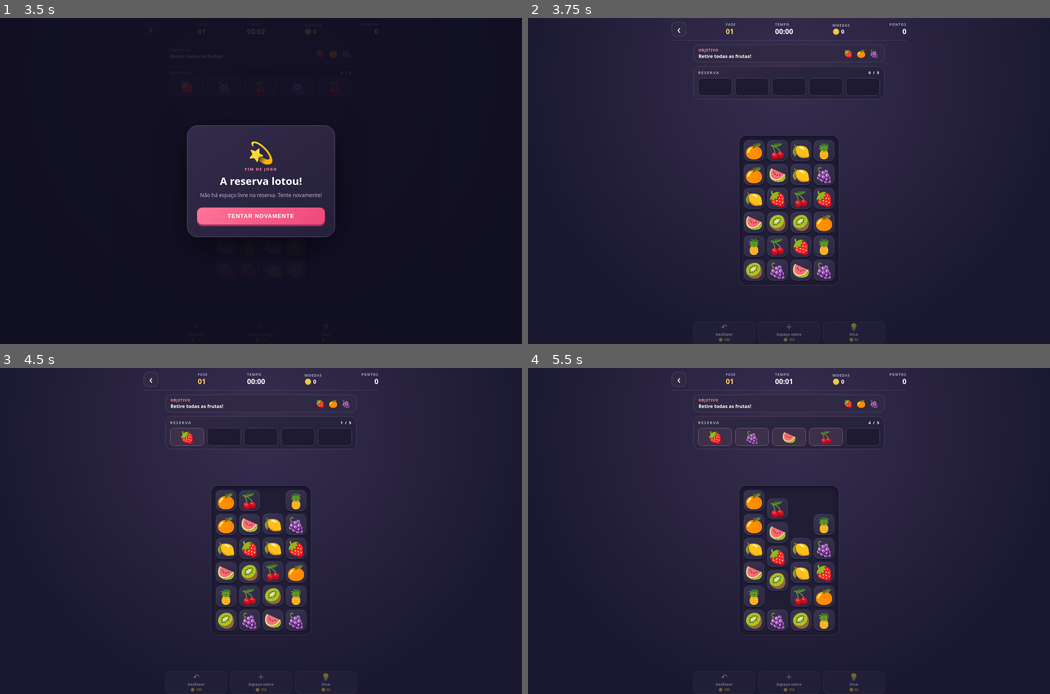
Above: before the commit, frames 1-4 (two rows, left to right).
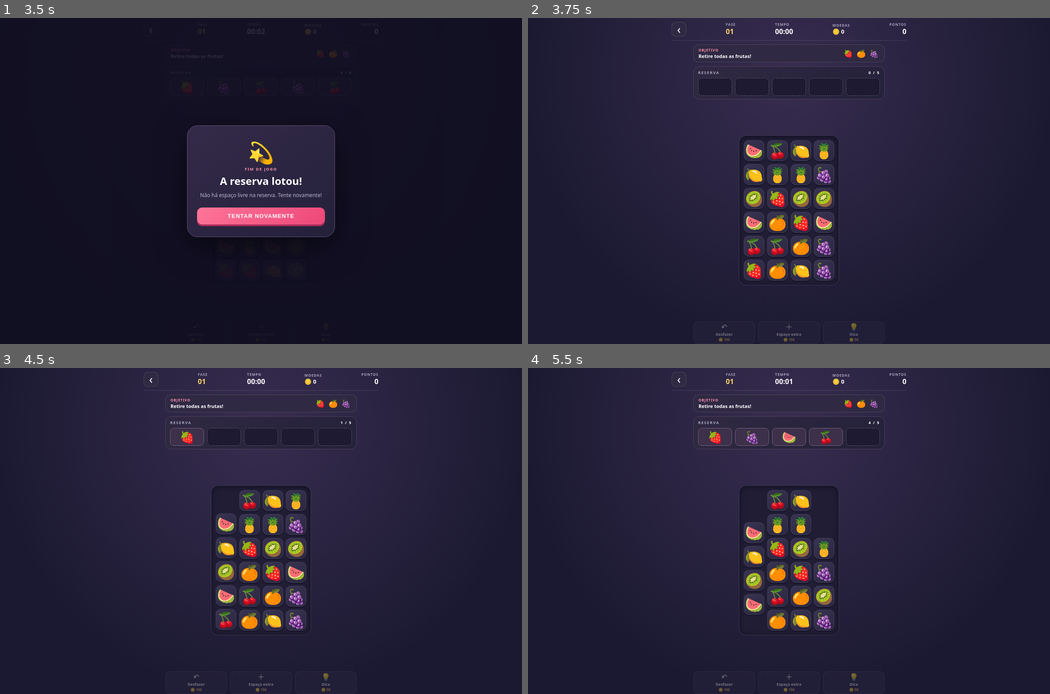
Above: after the commit, the same moments.

Repository: Guto157/fruit-match-game
Game: browser game, page index.html
Same seed, same stepped clock (60 frames per second), same inputs: the game is played once before the commit and once after it.
Inputs:
- Up to frame 1 (3.5 s): click "JOGAR ▶" at 0.27 s; click "🍓" at 1.27 s; click "🍇" at 1.87 s; click "🍒" at 2.02 s; click "🍇" at 2.47 s; click "🍒" at 3.07 s
- Up to frame 2 (3.75 s): click "TENTAR NOVAMENTE" at 3.67 s
- Up to frame 3 (4.5 s): click "🍓" at 4.27 s
- Up to frame 4 (5.5 s): click "🍇" at 4.52 s; click "🍉" at 4.87 s; click "🍒" at 5.47 s

Frame 1 is identical in both runs. In frame 2, 1.9% of the frame differs, in the area x 41-59%, y 38-81%; in frame 3, 2.2%; in frame 4, 3.4%, in the area x 41-59%, y 37-81%.

Commit message:
Add ice obstacles and varied puzzle challenge

Diff:
--- a/css/style.css
+++ b/css/style.css
@@ -62,3 +62,10 @@
 
 /* Loja de itens e inventário */
 .shop-overlay{position:fixed;inset:0;z-index:6;display:grid;place-items:center;padding:16px;background:#100e20e8}.shop- …(1463 unchanged characters)…
+
+
+/* Obstáculos de gelo nas fases avançadas */
+.fruit{position:relative;overflow:visible}
+.fruit.iced{border:2px solid #9beaff;background:linear-gradient(145deg,#527d9b,#29445f);box-shadow:0 3px 0 #172c45,0 0 10px #75dfff55}
+.ice-mark{position:absolute;right:-3px;top:-5px;z-index:2;display:grid;place-items:center;width:19px;height:19px;border:1px solid #c7f5ff;border-radius:50%;background:#d9f8ff;color:#17435d;font-size:11px;line-height:1;box-shadow:0 1px 5px #061b36aa;pointer-events:none}
+.fruit.iced:active{transform:scale(.96)}
--- a/index.html
+++ b/index.html
@@ -5,7 +5,7 @@
 <meta name="viewport" content="width=device-width,initial-scale=1,viewport-fit=cover">
 <meta name="theme-color" content="#17152b">
 <title>Fruit Match</title>
-<link rel="stylesheet" href="css/style.css?v=extra-slot-20261116">
+<link rel="stylesheet" href="css/style.css?v=ice-puzzle-20261116">
 </head>
 <body>
 <main id="home-screen" class="screen home-screen">
@@ -67,7 +67,7 @@
     <div class="game-stat coins"><small>MOEDAS</small><strong>🪙 <span id="game-coins">500</span></strong></div>
     <div class="game-stat score-stat"><small>PONTOS</small><strong id="score">0</strong></div>
   </header>
-  <section class="mission"><div><small>OBJETIVO</small><strong>Retire todas as frutas!</strong></div><span>🍓 🍊 🍇</span></section>
+  <section class="mission"><div><small>OBJETIVO</small><strong id="mission-title">Retire todas as frutas!</strong></div><span id="mission-status">🍓 🍊 🍇</span></section>
   <section class="tray-panel" aria-label="Espaços de reserva">
     <div class="tray-heading"><span>RESERVA</span><span id="tray-count">0 / 5</span></div>
     <div class="tray" id="tray"><div class="slot"></div><div class="slot"></div><div class="slot"></div><div class="slot"></div><div class="slot"></div></div>
@@ -82,6 +82,6 @@
 <div class="overlay hidden" id="overlay" role="dialog" aria-modal="true" aria-labelledby="modal-title">
  <div class="modal"><div class="modal-icon" id="modal-icon">🎉</div><p class="eyebrow" id="modal-eyebrow">MUITO BEM!</p><h2 id="modal-title">Fase concluída!</h2><p id="modal-message"></p><button class="play-button modal-btn" id="modal-action">VOLTAR AO MAPA</button></div>
 </div>
-<script src="js/game.js?v=extra-slot-20261116"></script>
-<script src="js/app.js?v=extra-slot-20261116"></script>
+<script src="js/game.js?v=ice-puzzle-20261116"></script>
+<script src="js/app.js?v=ice-puzzle-20261116"></script>
 </body></html>
--- a/js/game.js
+++ b/js/game.js
@@ -8,7 +8,8 @@
   const sizes={8:[4,6],9:[5,6],10:[5,6],11:[6,6],12:[6,6],13:[6,7],14:[6,7],15:[6,8],16:[6,8],17:[7,8],18:[7,8],19:[8,8],20:[8,8],21:[7,9]};
   let [cols,rows]=sizes[fruitKinds]||[8,9];
   if(fruitKinds>=22){const layouts=[[8,9],[9,8],[6,12],[12,6]];[cols,rows]=layouts[(n-11)%layouts.length];}
-  return {cols,rows,fruitKinds};
+  const iceCount=n<4?0:Math.min(Math.floor(cols*rows*0.25),2+Math.floor((n-4)/3)*2);
+  return {cols,rows,fruitKinds,iceCount,iceLayers:n>=15?2:1};
  }
  const $=id=>document.getElementById(id);
  const boardEl=$('board'),trayEl=$('tray');
@@ -30,6 +31,8 @@
   boardEl.style.gridTemplateRows='repeat('+ROWS+',minmax(0,1fr))';
   boardEl.style.aspectRatio=COLS+'/'+ROWS;
   const tiles=shuffleArray(FRUITS.slice(0,config.fruitKinds).flatMap(f=>[1,2,3].map(()=>({id:nextTileId++,fruit:f}))));
+  const icedPositions=new Set(shuffleArray(Array.from({length:tiles.length},(_,i)=>i)).slice(0,config.iceCount));
+  tiles.forEach((tile,index)=>{if(icedPositions.has(index))tile.ice=config.iceLayers;});
   board=Array(COLS*ROWS).fill(null);tiles.forEach((tile,index)=>board[index]=tile);applyGravity();
   tray=[];score=0;history=[];ended=false;outcome=null;seconds=0;mistakes=0;maxTray=BASE_TRAY;extraSlotUsed=false;
   clearInterval(timerId);$('timer').textContent='00:00';timerId=setInterval(()=>{seconds++;$('timer').textContent=formatTime();},1000);
@@ -39,10 +42,11 @@
  function capturePositions(){const positions=new Map();boardEl.querySelectorAll('.fruit[data-tile-id]').forEach(el=>positions.set(Number(el.dataset.tileId),el.getBoundingClientRect()));return positions;}
  function render(animateFrom=null){
   boardEl.innerHTML='';
-  board.forEach((tile,index)=>{const el=document.createEleme …(129 unchanged characters)… tile){el.dataset.tileId=String(tile.id);el.setAttribute('aria-label','Escolher '+tile.fruit);el.addEventListe …(110 unchanged characters)…
+  board.forEach((tile,index)=>{const el=document.createEleme …(129 unchanged characters)… tile){el.dataset.tileId=String(tile.id);if(tile.ice>0){el.classList.add('iced');const frost=document.createElement('span');frost.className='ice-mark';frost.textContent=tile.ice>1?'❄️':'🧊';el.appendChild(frost);}el.setAttribute('aria-label',tile.ice>0?'Quebrar gelo de '+tile.fruit:'Escolher '+tile.fruit);el.addEventListe …(110 unchanged characters)…
   if(animateFrom){boardEl.querySelectorAll('.fruit[data-tile-id]').forEach(el=>{const old=animateFrom.get(Number(el.dat …(286 unchanged characters)…
   trayEl.innerHTML='';for(let i=0;i<maxTray;i++){const slot=document.createElement('div');slot.className='slot'+(tray[i]?' filled':'');slot.textContent=tray[i]?.fruit||'';trayEl.appendChild(slot);}
   $('tray-count').textContent=tray.length+' / '+maxTray;$('score').textContent=score.toLocaleString('pt-BR');$('game-coins').textContent=coins;
+  const iceLeft=board.reduce((total,tile)=>total+(tile?.ice>0?1:0),0);$('mission-title').textContent=iceLeft?'Quebre o gelo e retire todas as frutas!':'Retire todas as frutas!';$('mission-status').textContent=iceLeft?'🧊 '+iceLeft+' '+(iceLeft===1?'bloco':'blocos'):'🍓 🍊 🍇';
   const stock=readInventory();
   $('undo').disabled=!history.length||ended||(coins<100&&stock.undo<1);$('extra-slot').disabled=ended||extraSlotUsed||(coins<150&&stock.extraSlot<1);$('hint').disabled=ended||!getHintFruit()||(coins<50&&stock.hint<1);
   $('undo').querySelector('b').textContent=stock.undo?'🎒 '+stock.undo+' no estoque':'🪙 100';
@@ -58,7 +62,7 @@
  function choose(index){
   if(ended||!board[index])return;
   const oldPositions=capturePositions();save();
-  const tile=board[index];board[index]=null;tray.push(tile);
+  const tile=board[index];if(tile.ice>0){tile.ice=Math.max(0,tile.ice-1);render(oldPositions);return;}board[index]=null;tray.push(tile);
   const matches=tray.filter(item=>item.fruit===tile.fruit).length;
   if(matches>=3){let removed=0;tray=tray.filter(item=>{if(item.fruit===tile.fruit&&removed<3){removed++;return false;}return true;});score+=30;}
   applyGravity();
